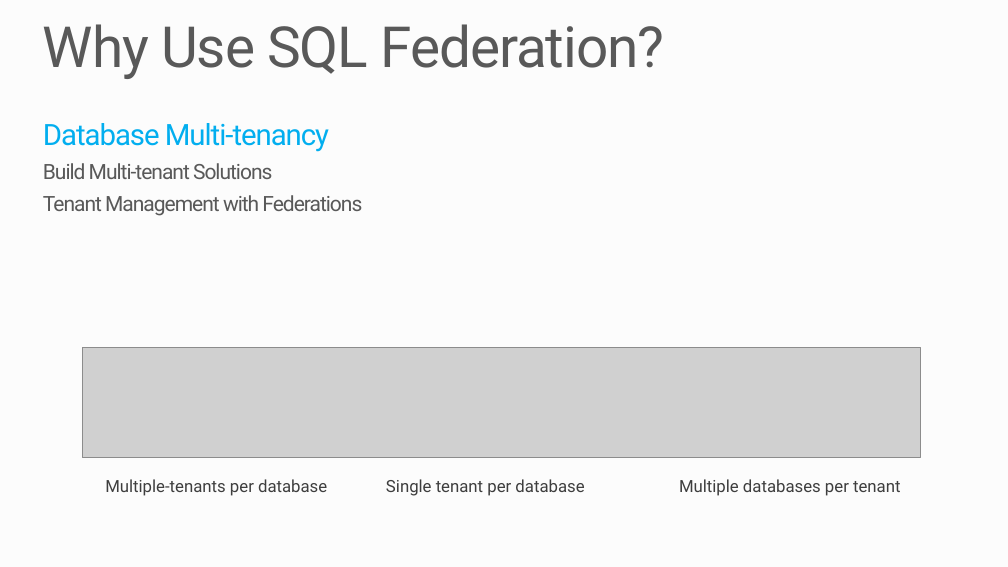
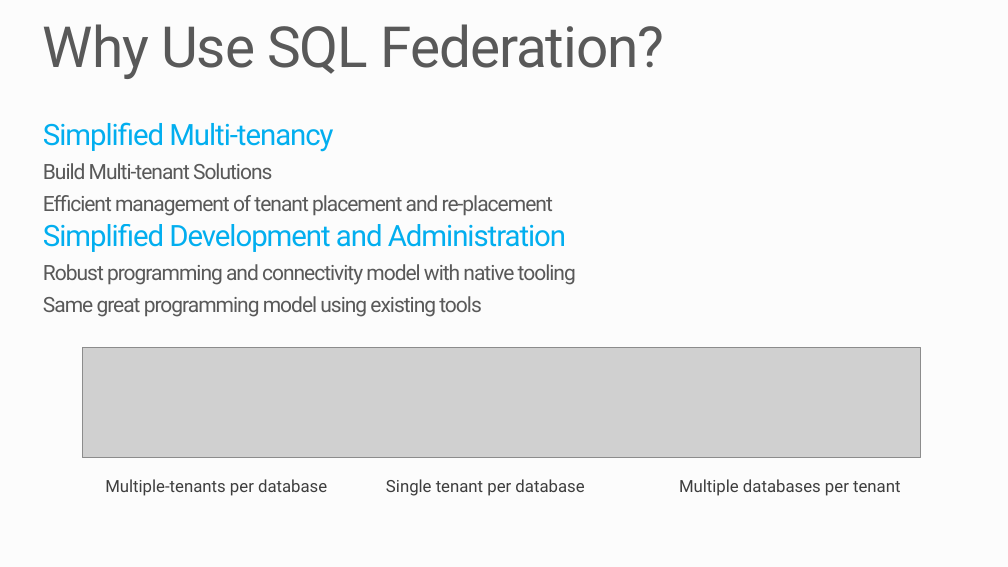
Before and after one commit to SQLScott/PRESENTATION-SQLFederation, a slide deck: slide 9 of SQLFederation.pptx. Drawn at 1008x567 pixels with LibreOffice and Linux fonts; fonts in the diff are those of the drawing; grey boxes stand for pictures; background and template pictures are left out. Boxes give left, top, right and bottom in pixels: in the first picture for what was removed or moved away, otherwise in the second. Text is boxed around its words. In the diff, an @@ line names an element or a change of style, - is before the commit and + after.

```diff
--- a/SQLFederation.pptx
+++ b/SQLFederation.pptx
@@ text at (43,122,333,152): text changed @@
-Database Multi-tenancy
+Simplified Multi-tenancy
@@ text at (43,195,553,216): text changed @@
-Tenant Management with Federations
+Efficient management of tenant placement and re-placement
@@ text added at (43,224,576,317), 20 pt, text #595959 @@
+Simplified Development and Administration
+Robust programming and connectivity model with native tooling
+Same great programming model using existing tools
```
Also in this commit, not shown: 1 slide added, 3 other files.
